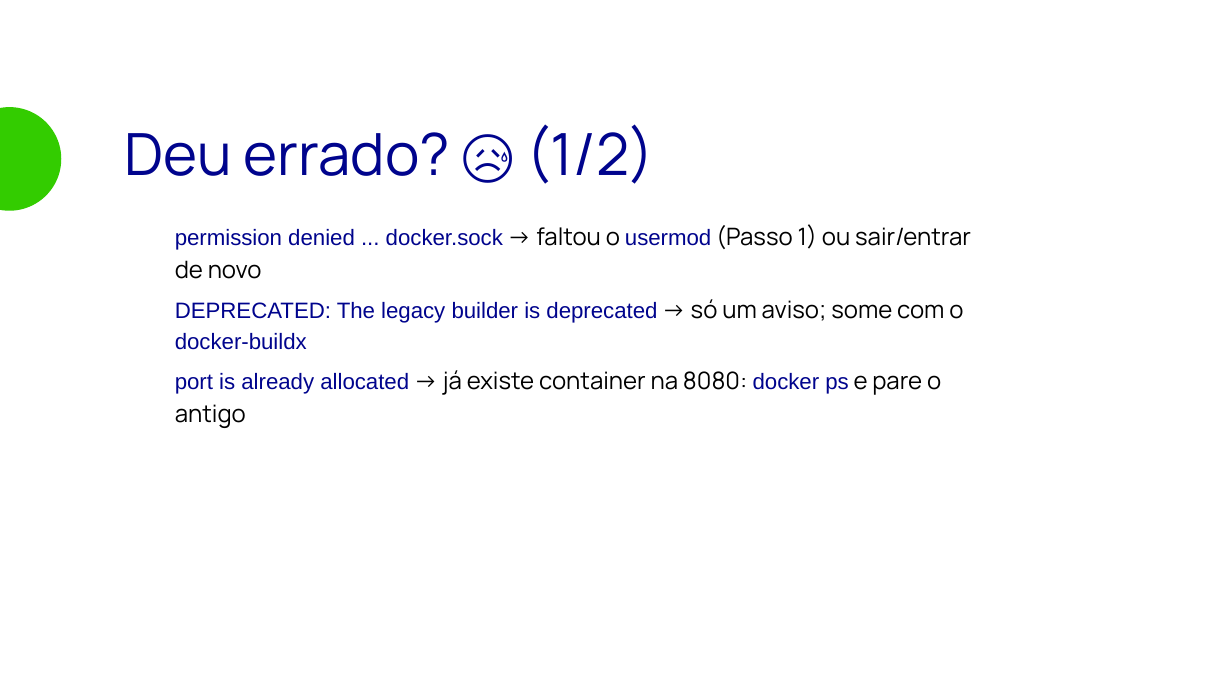
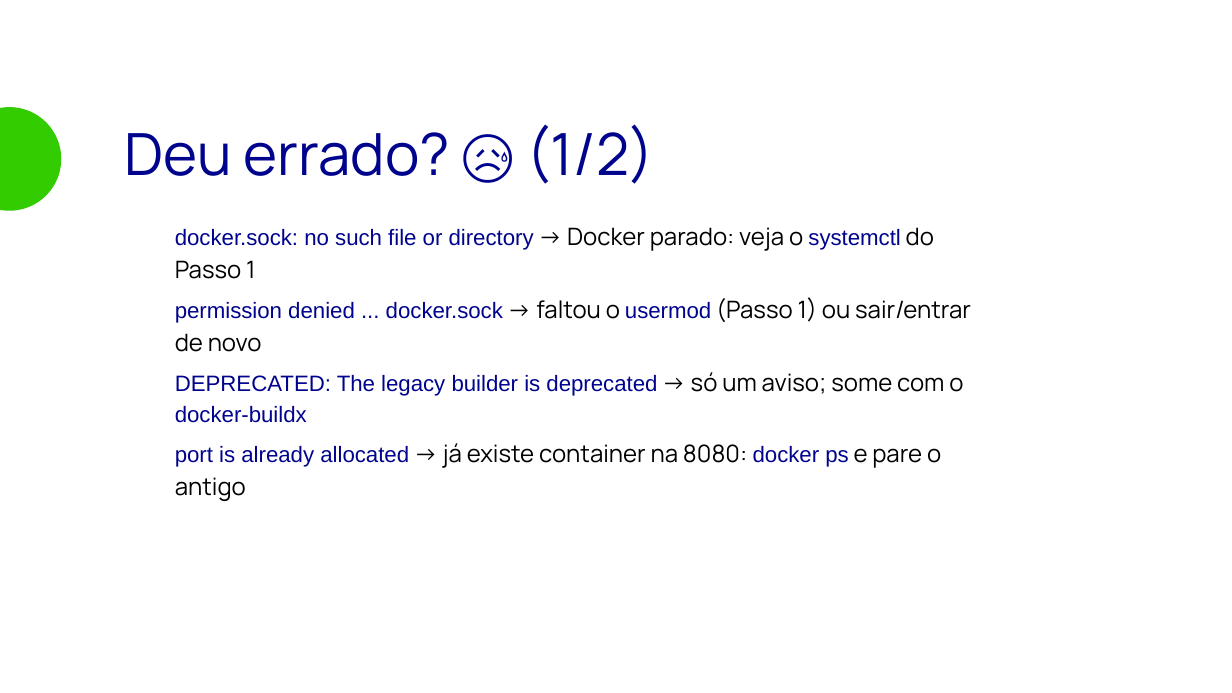
Before and after one commit to matera-vrn/bootcamp-devops-2026, a slide deck: slide 30 of aulas/aula-07-docker/slides/aula-07.odp (slide 29 before the commit). Drawn at 1232x693 pixels with LibreOffice and Linux fonts; fonts in the diff are those of the drawing; background and template pictures are left out. Boxes give left, top, right and bottom in pixels: in the first picture for what was removed or moved away, otherwise in the second. Text is boxed around its words. In the diff, an @@ line names an element or a change of style, - is before the commit and + after.

```diff
--- a/aulas/aula-07-docker/slides/aula-07.odp
+++ b/aulas/aula-07-docker/slides/aula-07.odp
@@ text at [175, 227, 934, 279]: paragraph added @@
+● docker.sock: no such file or directory → Docker parado: veja o systemctl do Passo 1
```
Also in this commit, not shown: 2 other slides changed, 1 slide added, 3 other files.
